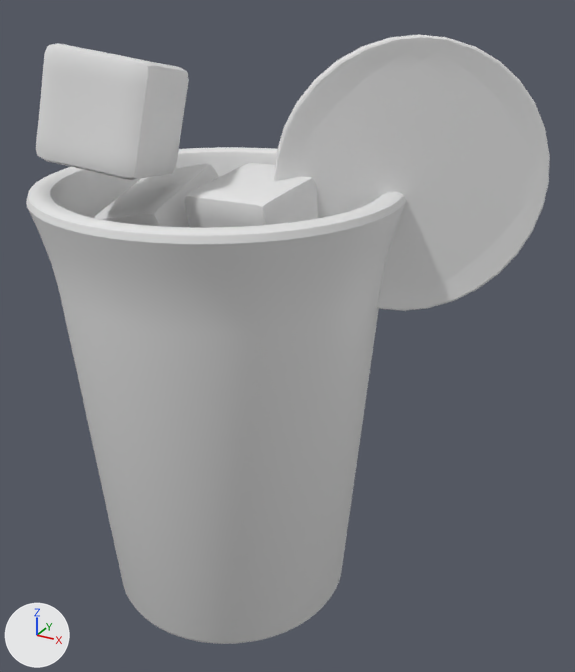
A saved change to the OBJ model public/assets/drink-baked/blog0064.obj.
Both versions are drawn from a camera (50 mm lens) standing at (3.42, -5.13, 5.09) and looking at (0.54, 0.1, 2.47). Lighting does not change. The marker at lower left points along +X, +Y and +Z. The first picture is the older version. Where no turn or scale is listed for an object, it has been applied to the vertices.
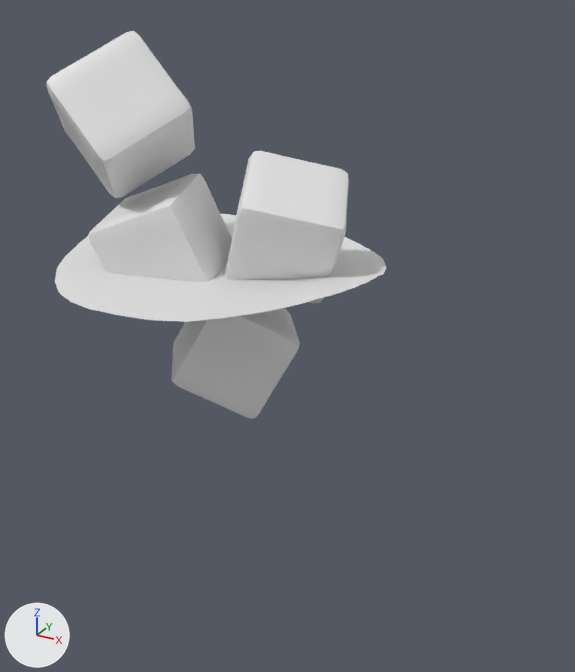
Boxes [x1, y1, x2, y2] around the edits, measured in the pictures (575 x 672 px; the box of a moved part takes in the faces that stretch with it):
'Cylinder', deleted
    before: [26, 147, 406, 644]
'Circle.001', deleted
    before: [274, 34, 550, 311]
'Cube.003', reshaped (22% taller)
    before: [36, 43, 189, 180]
    after: [46, 31, 195, 198]
'Cube.002', reshaped
    before: [184, 163, 318, 228]
    after: [225, 151, 349, 303]
'Cube.001', reshaped
    before: [94, 164, 219, 227]
    after: [88, 174, 232, 282]
part 4 of me_plane, moved or reshaped (not visible before)
    after: [55, 214, 386, 322]
'Cube', unchanged, uncovered by the edit
    after: [172, 308, 300, 419]

What the commit changed:
me_cube_001 is used by ob_cube_001; location (0.0, 0.0, 0.0).
me_cube_001 had 386 vertices, 384 faces and spanned x -0.966..0.022, y -0.543..0.504, z 2.686..3.785.
me_cube_001 now has 386 vertices, 384 faces and spans x -1.006..0.116, y -0.665..0.383, z 2.637..3.694.
me_cube_001 part 1: the whole mesh is multiplied about its middle by the matrix ((0.934, -0.309, -0.179), (0.339, 0.924, 0.175), (0.111, -0.224, 0.968)), then moved by (0.027, -0.122, -0.071).
me_cube_002 is used by ob_cube_002; location (0.0, 0.0, 0.0).
me_cube_002 had 386 vertices, 384 faces and spanned x -0.042..0.902, y -0.57..0.415, z 2.922..3.855.
me_cube_002 now has 386 vertices, 384 faces and spans x -0.092..1.081, y -0.397..0.759, z 2.804..3.912.
me_cube_002 part 2: the whole mesh is multiplied about its middle by the matrix ((0.187, -0.95, 0.25), (-0.23, -0.29, -0.929), (0.955, 0.116, -0.273)), then moved by (0.065, 0.259, -0.031).
me_cube_003 is used by ob_cube_003; location (0.0, 0.0, 0.0).
me_cube_003 had 386 vertices, 384 faces and spanned x -1.074..-0.067, y -1.008..0.028, z 3.748..4.728.
me_cube_003 now has 386 vertices, 384 faces and spans x -1.367..-0.105, y -0.752..0.377, z 3.52..4.783.
me_cube_003 part 3: the whole mesh is multiplied about its middle by the matrix ((0.539, -0.46, -0.705), (0.541, 0.831, -0.129), (0.646, -0.312, 0.697)), then moved by (-0.166, 0.303, -0.086).
me_plane is used by ob_plane; location (0.0, 0.0, 0.0).
me_plane had 246 vertices, 68 faces and spanned x -1.31..1.31, y -1.3..1.3, z 3.01..3.15.
me_plane now has 214 vertices, 157 faces and spans x -1.31..1.31, y -1.31..1.31, z 3.01..3.15.
me_plane part 4: 14 vertices moved from x -1.15..1.15, y -1.3..1.3, z 3.03..3.15 to x -1.15..1.15, y -1.31..1.31, z 3.03..3.14; 178 vertices removed from x -1.31..1.31, y -1.28..1.28, z 3.01..3.15; 146 vertices added at x -1.29..1.29, y -1.28..1.28, z 3.01..3.15.
Object 'Circle.001' (ob_circle_001) is deleted.
Object 'Cylinder' (ob_cylinder) is deleted.
